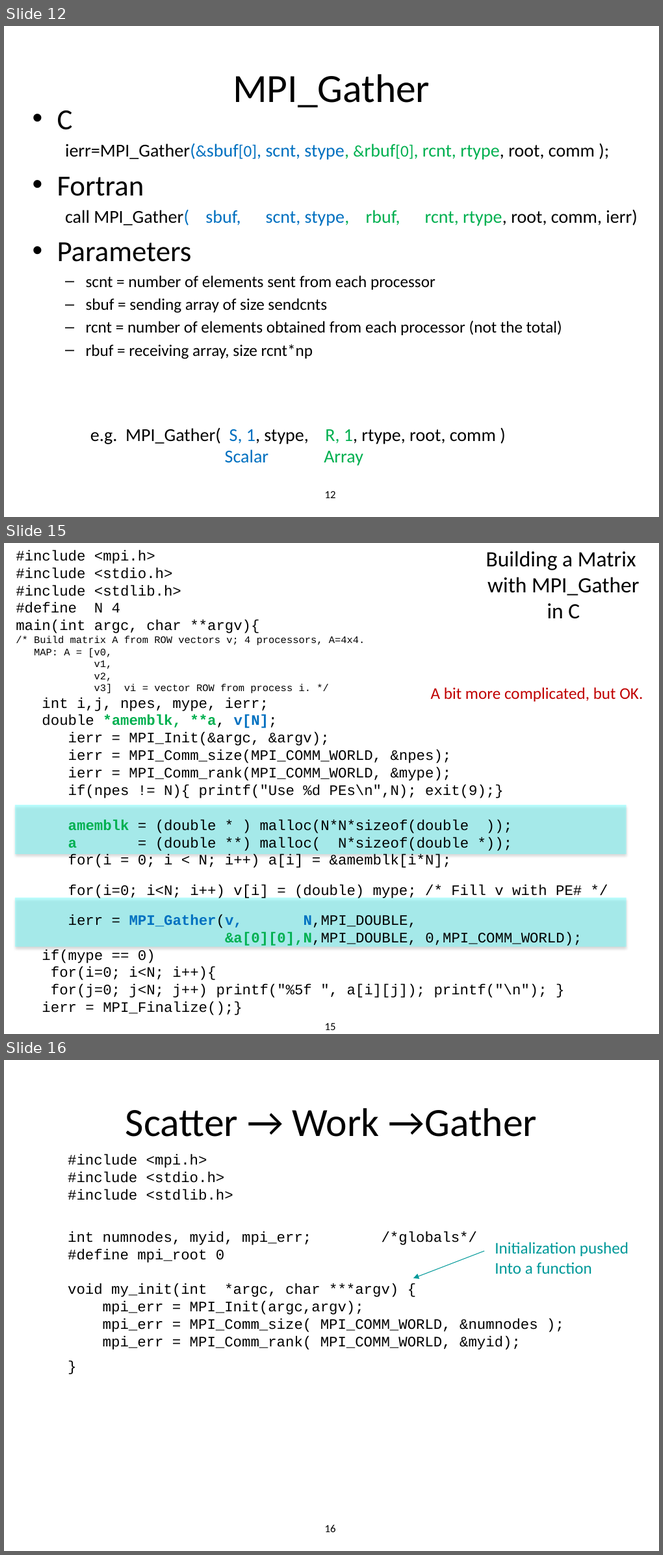
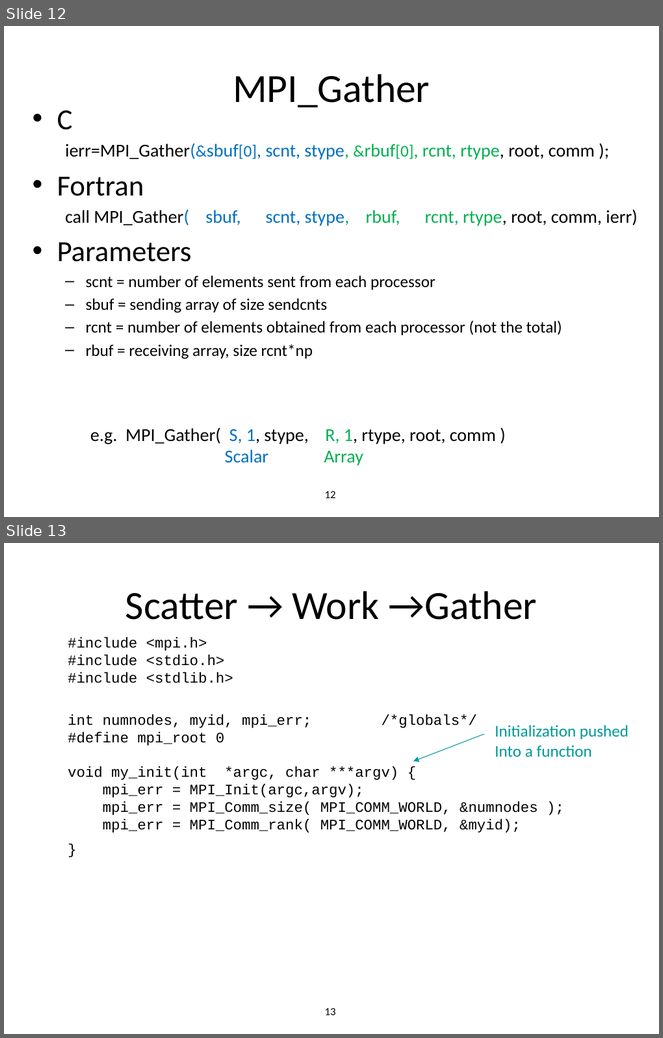
Before and after one commit to allenyllee/Parallel-Computing-Book, a slide deck: slides/MPI/MPI-collectives2.pptx. Shown one above the other, each under a label of ours: slides 12, 15 and 16 before the commit, slides 12 and 13 after it; the slides between them are not shown. The pictures are 663x1555 and 663x1038 pixels, drawn with LibreOffice and Linux fonts; fonts in the diff are those of the drawing; background and template pictures are left out. Boxes give left, top, right and bottom in pixels: in the first picture for what was removed or moved away, otherwise in the second. Text is boxed around its words. In the diff, an @@ line names an element or a change of style, - is before the commit and + after.

```diff
--- a/slides/MPI/MPI-collectives2.pptx
+++ b/slides/MPI/MPI-collectives2.pptx
@@ slide 15 removed at <box>4,543,659,1034</box>, background #FFFFFF @@
@@ text removed at <box>16,550,582,1016</box> @@
-#include <mpi.h>
-#include <stdio.h>
-#include <stdlib.h>
-#define N 4
-main(int argc, char **argv){
-/* Build matrix A from ROW vectors v; 4 processors, A=4x4.
-MAP: A = [v0,
-v1,
-v2,
-v3] vi = vector ROW from process i. */
-int i,j, npes, mype, ierr;
-double *amemblk, **a, v[N];
-ierr = MPI_Init(&argc, &argv);
-ierr = MPI_Comm_size(MPI_COMM_WORLD, &npes);
-ierr = MPI_Comm_rank(MPI_COMM_WORLD, &mype);
-if(npes != N){ printf("Use %d PEs\n",N); exit(9);}
-amemblk = (double * ) malloc(N*N*sizeof(double ));
-a = (double **) malloc( N*sizeof(double *));
-for(i = 0; i < N; i++) a[i] = &amemblk[i*N];
-for(i=0; i<N; i++) v[i] = (double) mype; /* Fill v with PE# */
-ierr = MPI_Gather(v, N,MPI_DOUBLE,
-&a[0][0],N,MPI_DOUBLE, 0,MPI_COMM_WORLD);
-if(mype == 0)
-for(i=0; i<N; i++){
-for(j=0; j<N; j++) printf("%5f ", a[i][j]); printf("\n"); }
-ierr = MPI_Finalize();}
@@ text removed at <box>486,551,639,619</box> @@
-Building a Matrix
-with MPI_Gather
-in C
@@ text removed at <box>431,687,643,702</box> @@
-A bit more complicated, but OK.
@@ rectangle removed at <box>15,805,627,854</box> @@
@@ rectangle removed at <box>15,898,627,947</box> @@
@@ page number removed at <box>325,1023,336,1031</box> @@
-15
@@ what was slide 16 is now slide 13 @@
@@ page number at <box>325,1008,336,1016</box>: text changed @@
-16
+13
```
Also in this commit, not shown: 1 slide changed, 6 slides added, 2 other slides removed, 1 other file.
